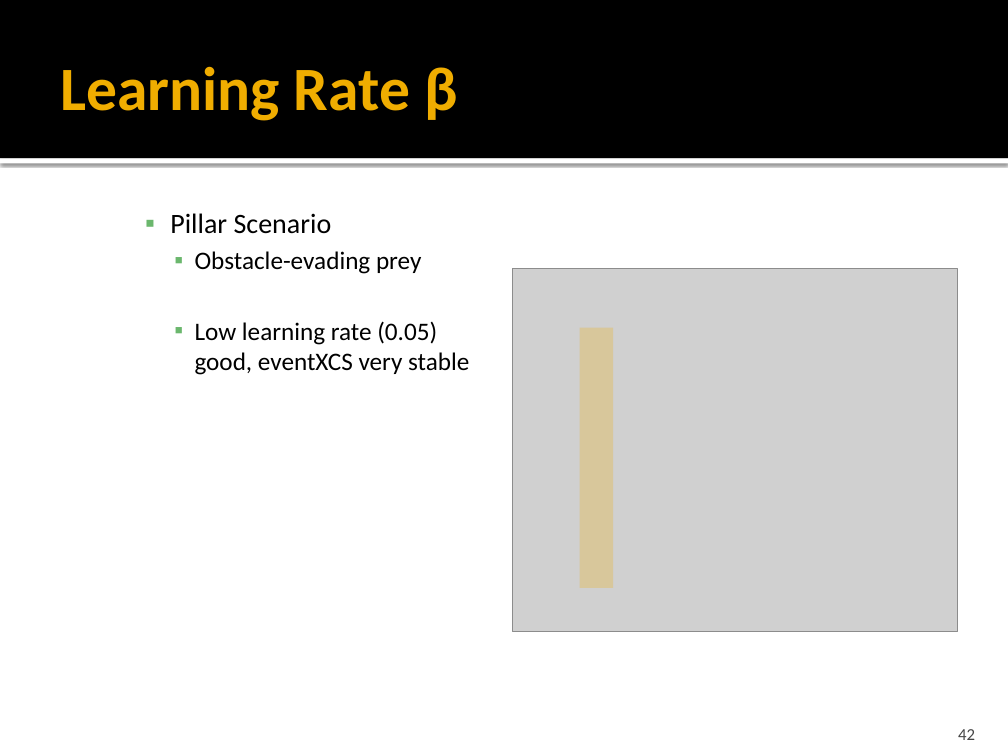
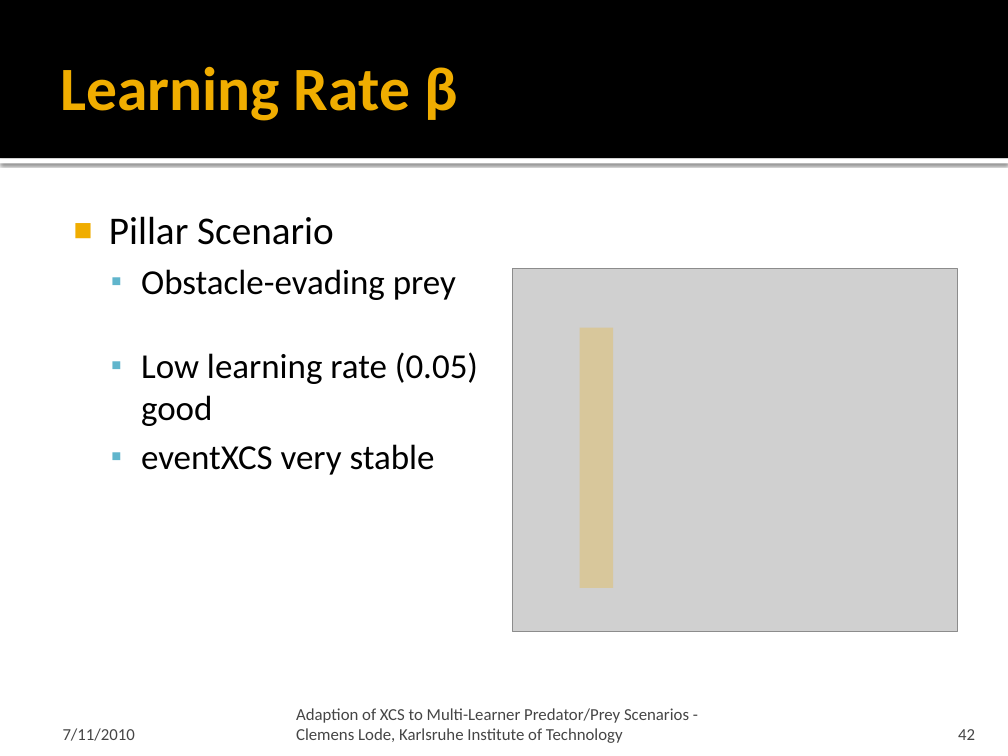
Before and after one commit to ClemensLode/GECCO-XCS-paper, a slide deck: slide 42 of Presentation/Adaption of XCS to Multi-Learner Predator.pptx. Drawn at 1008x756 pixels with LibreOffice and Linux fonts; fonts in the diff are those of the drawing; grey boxes stand for pictures. Boxes give left, top, right and bottom in pixels: in the first picture for what was removed or moved away, otherwise in the second. Text is boxed around its words. In the diff, an @@ line names an element or a change of style, - is before the commit and + after.

```diff
--- a/Presentation/Adaption of XCS to Multi-Learner Predator.pptx
+++ b/Presentation/Adaption of XCS to Multi-Learner Predator.pptx
@@ text at (109,216,456,300): size 20 to 28 pt in "Pillar Scenario"; size 18 to 25 pt in "Obstacle-evading prey"; bullet ▪ to ■; list level 3 to 1 in "Pillar Scenario"; bullet colour #6BB76D to #F0AD00; list level 4 to 2 in "Obstacle-evading prey"; bullet colour #6BB76D to #60B5CC @@
@@ text at (141,352,478,475): text changed; size 18 to 25 pt @@
-      ▪ Low learning rate (0.05) good, eventXCS very stable
+  ▪ Low learning rate (0.05) good
+  ▪ eventXCS very stable
@@ text added at (296,708,689,743), 12 pt, text #454545 @@
+Adaption of XCS to Multi-Learner Predator/Prey Scenarios - Clemens Lode, Karlsruhe Institute of Technology
@@ text added at (63,728,135,741), 12 pt, text #454545 @@
+7/11/2010
```
Also in this commit, not shown: 37 other slides changed, 4 slides added, 4 slides removed, 1 other file.
